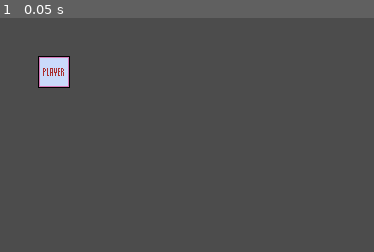
Above: before the commit, frame 1.
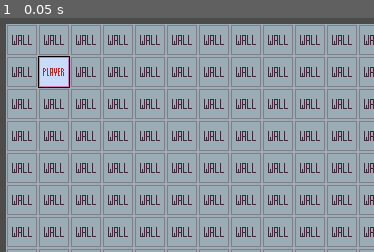
Above: after the commit, the same moment.

Repository: PiotrDawidziuk/mapgen01
Game: Godot game, scene res://Game.tscn
Two runs of this game, one before a commit and one after it. Both use one fixed random seed, a clock stepped at 60 frames per second and the inputs below.
Inputs:
- Up to frame 1 (0.05 s): no input

The runs differ from the first frame. In frame 1, 95% of the frame differs, in the area x 1-100%, y 2-100%.

Commit message:
generates full wall map

Diff:
--- a/Game.gd
+++ b/Game.gd
@@ -16,7 +16,7 @@
 const MIN_ROOM_DIMENSION = 5
 const MAX_ROOM_DIMENSION = 8
 
-enum Tile {Door, Floor, Player, Wall}
+enum Tile {Floor, Wall, Player, Door}
 
 #Current level
 var level_num = 0
@@ -29,5 +29,26 @@
 onready var tile_map = $TileMap
 onready var player = $Player
 
+# Game state
+
+var player_tile
+var score = 0
+
 func _ready():
 	OS.set_window_size(Vector2(1280,720))
+	randomize()
+	build_level()
+
+func build_level():
+	# start with blank map
+
+	rooms.clear()
+	map.clear()
+	tile_map.clear()
+
+	level_size = LEVEL_SIZES[level_num]
+	for x in range (level_size.x):
+		map.append([])
+		for y in range (level_size.y):
+			map[x].append(Tile.Wall)
+			tile_map.set_cell(x,y,Tile.Wall)
